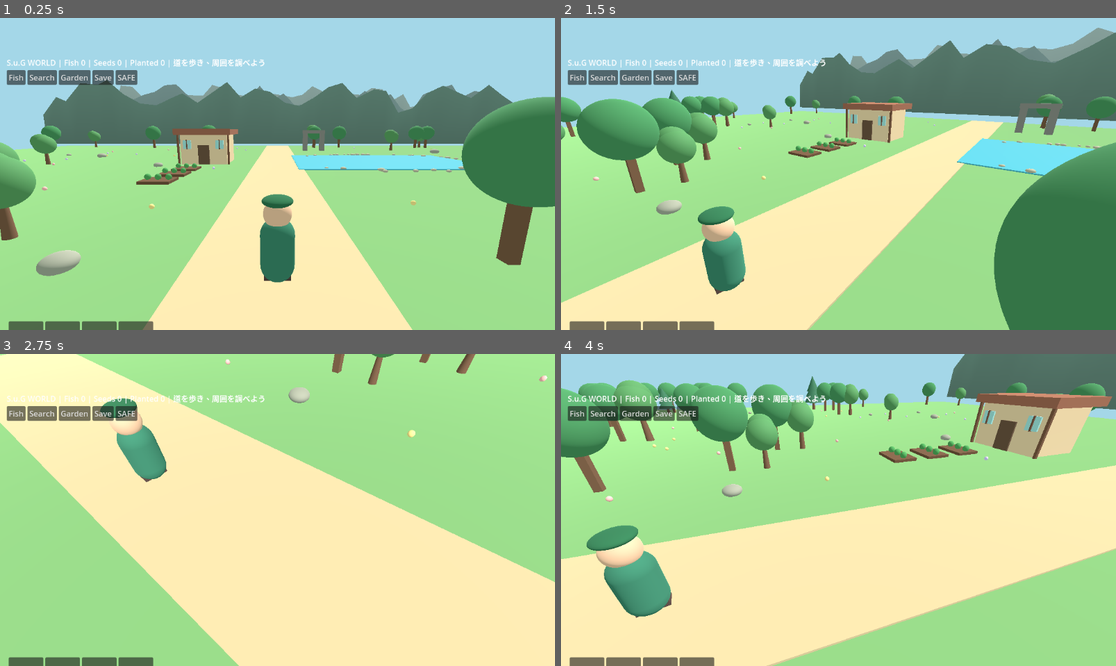
Above: before the commit, frames 1-4 (two rows, left to right).
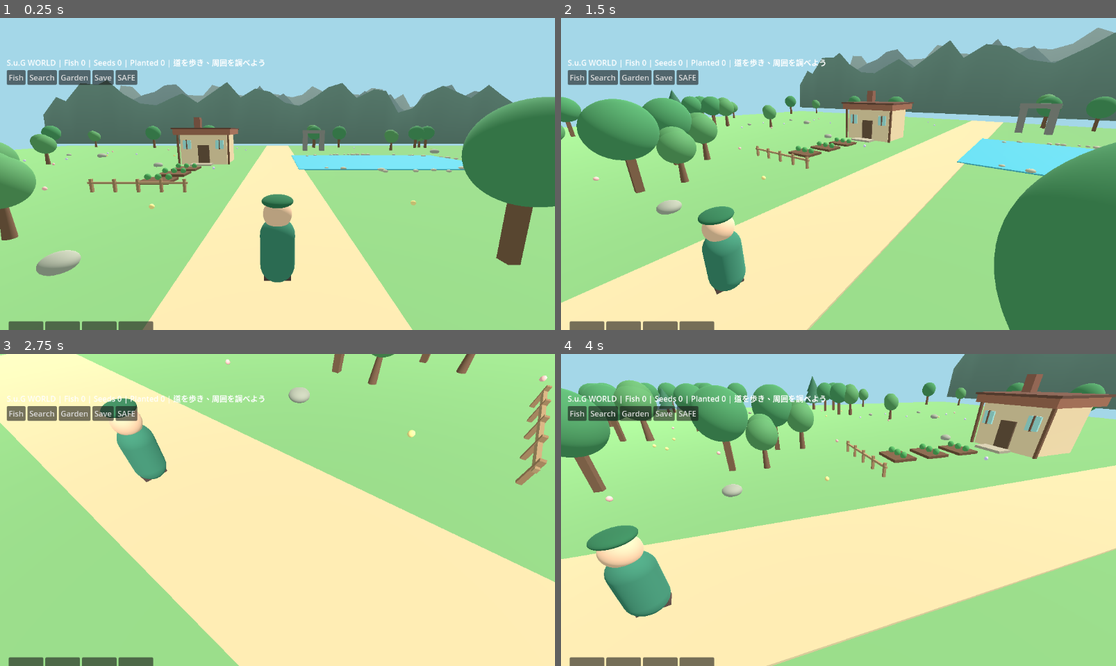
Above: after the commit, the same moments.

Repository: koji06ochi-ship-it/SUG-WORLD-3D
Game: Godot game, scene res://main.tscn
Two runs of this game, one before a commit and one after it. Both use one fixed random seed, a clock stepped at 60 frames per second and the inputs below.
Inputs (mouse positions are in pixels of both pictures, inside the frame that each line leads up to):
- Up to frame 1 (0.25 s): no input
- Up to frame 2 (1.5 s): move the mouse to (960, 158) at 0.52 s; hold D 0.53-1.25 s; click (960, 158) at 0.67 s; drag from (727, 189) to (810, 236) at 1.27 s
- Up to frame 3 (2.75 s): move the mouse to (333, 441) at 2.02 s; hold D from 2.03 s (still down)
- Up to frame 4 (4 s): release D at 2.75 s; drag from (810, 572) to (672, 463) at 2.77 s; move the mouse to (1005, 556) at 3.52 s; hold A from 3.53 s (still down)

The runs differ from the first frame. In frame 1, 0.4% of the frame differs, in the area x 15-44%, y 31-56%; in frame 2, 0.4%; in frame 3, 0.8%; in frame 4, 0.8%, in the area x 51-100%, y 6-40%.

Commit message:
Add cottage chimney roof detailing garden fence and front step

Diff:
--- a/world_art_pass.gd
+++ b/world_art_pass.gd
@@ -65,6 +65,13 @@
         _box(root, "WindowBar", Vector3(0.09, 1.0, 0.16), Vector3(x, 2.15, 19.84), "#6c4937")
     for x in [5.3, 10.7]:
         _box(root, "CottageBeam", Vector3(0.18, 3.3, 0.2), Vector3(x, 1.65, 19.9), "#74503b")
+    # Roof trim, chimney and front step.
+    _box(root, "RoofTrim", Vector3(6.25, 0.16, 5.2), Vector3(8, 3.84, 22), "#684437")
+    _box(root, "Chimney", Vector3(0.72, 1.6, 0.72), Vector3(9.5, 4.35, 23.1), "#8c5a49")
+    _box(root, "FrontStep", Vector3(2.2, 0.18, 1.1), Vector3(8, 0.12, 19.1), "#aa9d86")
+    for i in range(5):
+        _box(root, "FencePost", Vector3(0.15, 0.8, 0.15), Vector3(5.6 + float(i) * 1.4, 0.4, 8.4), "#9d7854")
+    _box(root, "FenceRail", Vector3(6.0, 0.12, 0.12), Vector3(8.4, 0.58, 8.4), "#a98760")
     # Garden beds and low fencing placed to the side of the path.
     for bed in range(3):
         var z := 11.0 + float(bed) * 2.6
